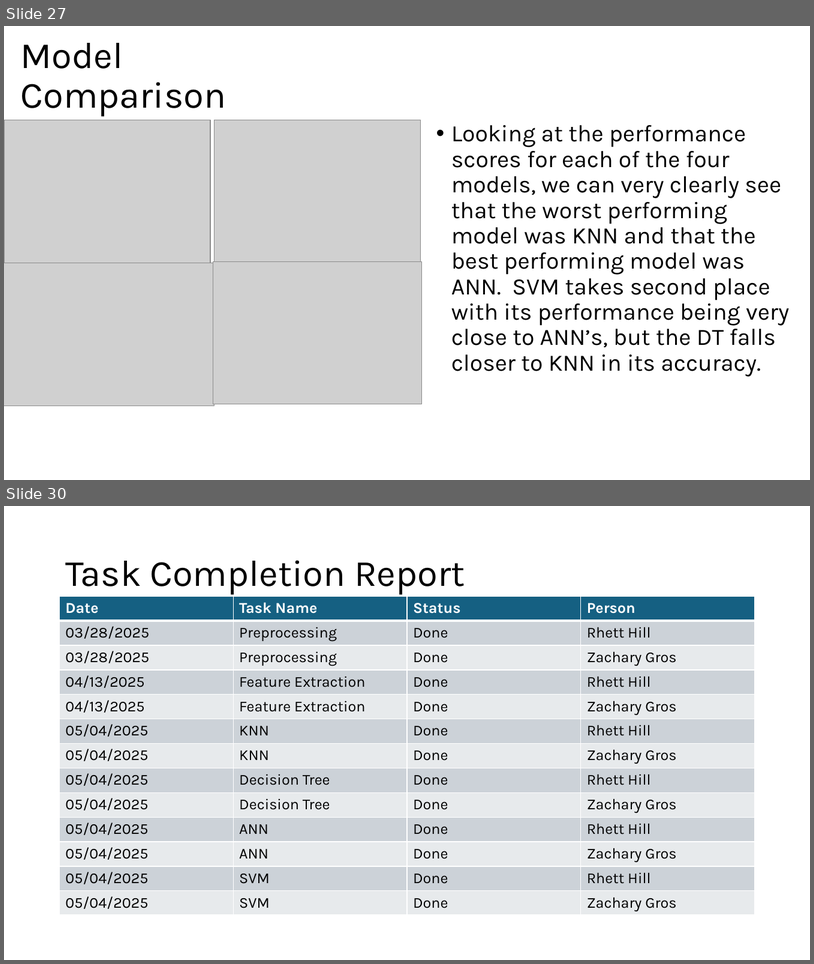
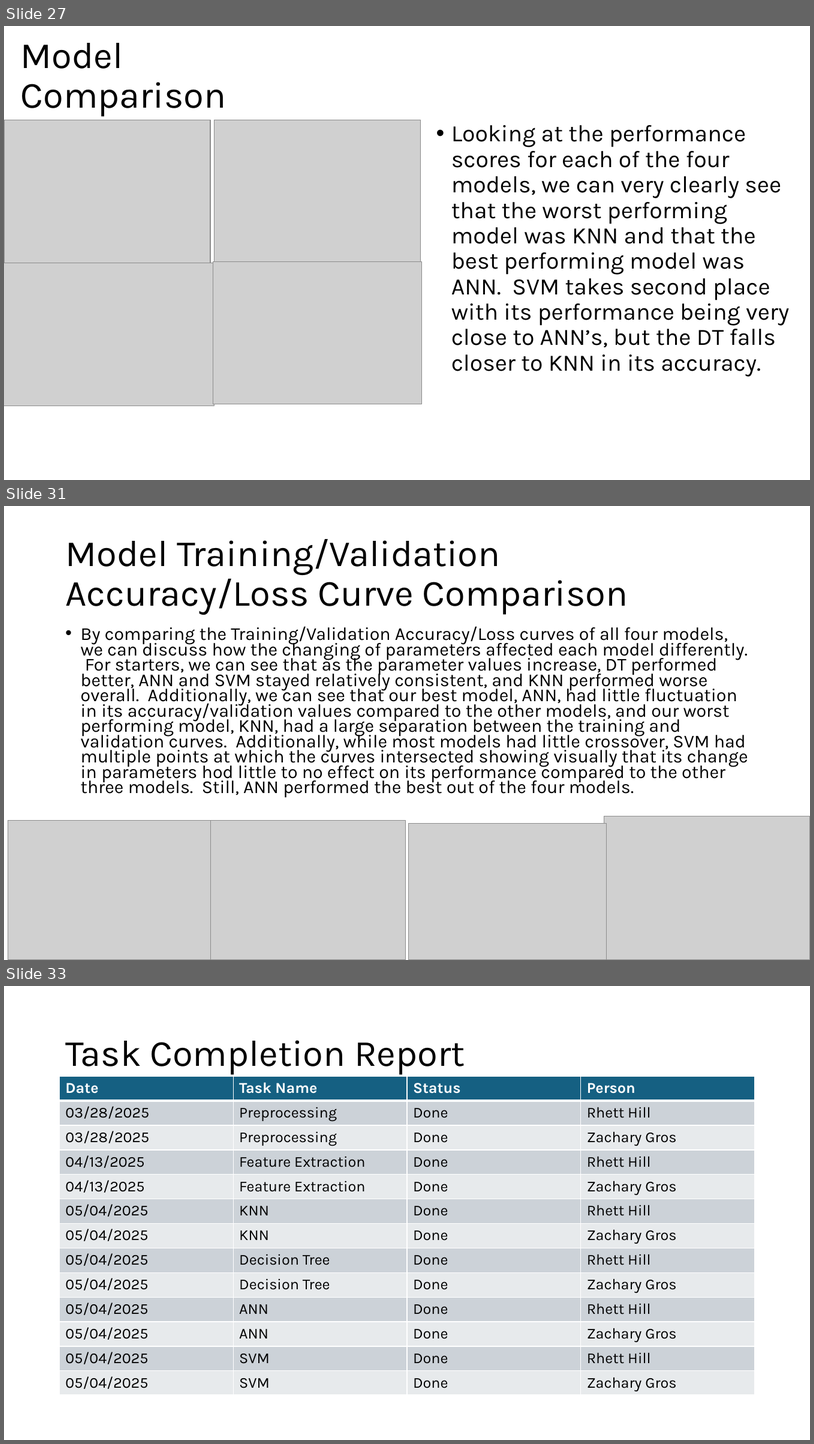
Before and after one commit to RhettHill/Cmps-4700-Project, a slide deck: ChatBLT_ProjectReport.pptx. Shown one above the other, each under a label of ours: slides 27 and 30 before the commit, slides 27, 31 and 33 after it; the slides between them are not shown. The pictures are 814x964 and 814x1444 pixels, drawn with LibreOffice and Linux fonts; fonts in the diff are those of the drawing; grey boxes stand for pictures. Boxes give left, top, right and bottom in pixels: in the first picture for what was removed or moved away, otherwise in the second. Text is boxed around its words. In the diff, an @@ line names an element or a change of style, - is before the commit and + after.

```diff
--- a/ChatBLT_ProjectReport.pptx
+++ b/ChatBLT_ProjectReport.pptx
@@ slide 31 added at bbox=[4, 506, 810, 960], background #FFFFFF @@
@@ title added at bbox=[65, 539, 629, 615], 44 pt, text #000000 @@
+Model Training/Validation Accuracy/Loss Curve Comparison
@@ text added at bbox=[81, 626, 749, 797], 21.7 pt, text #000000 @@
+• By comparing the Training/Validation Accuracy/Loss curves of all four models, we can discuss how the changing of parameters affected each model differently. For starters, we can see that as the parameter values increase, DT performed better, ANN and SVM stayed relatively consistent, and KNN performed worse overall. Additionally, we can see that our best model, ANN, had little fluctuation in its accuracy/validation values compared to the other models, and our worst performing model, KNN, had a large separation between the training and validation curves. Additionally, while most models had little crossover, SVM had multiple points at which the curves intersected showing visually that its change in parameters hod little to no effect on its performance compared to the other three models. Still, ANN performed the best out of the four models.
@@ picture added at bbox=[8, 820, 210, 960] @@
@@ picture added at bbox=[207, 820, 406, 960] @@
@@ picture added at bbox=[409, 823, 607, 960] @@
@@ picture added at bbox=[604, 816, 810, 960] @@
@@ what was slide 30 is now slide 33 @@
```
Also in this commit, not shown: 4 slides changed, 2 other slides added, 2 other files.
